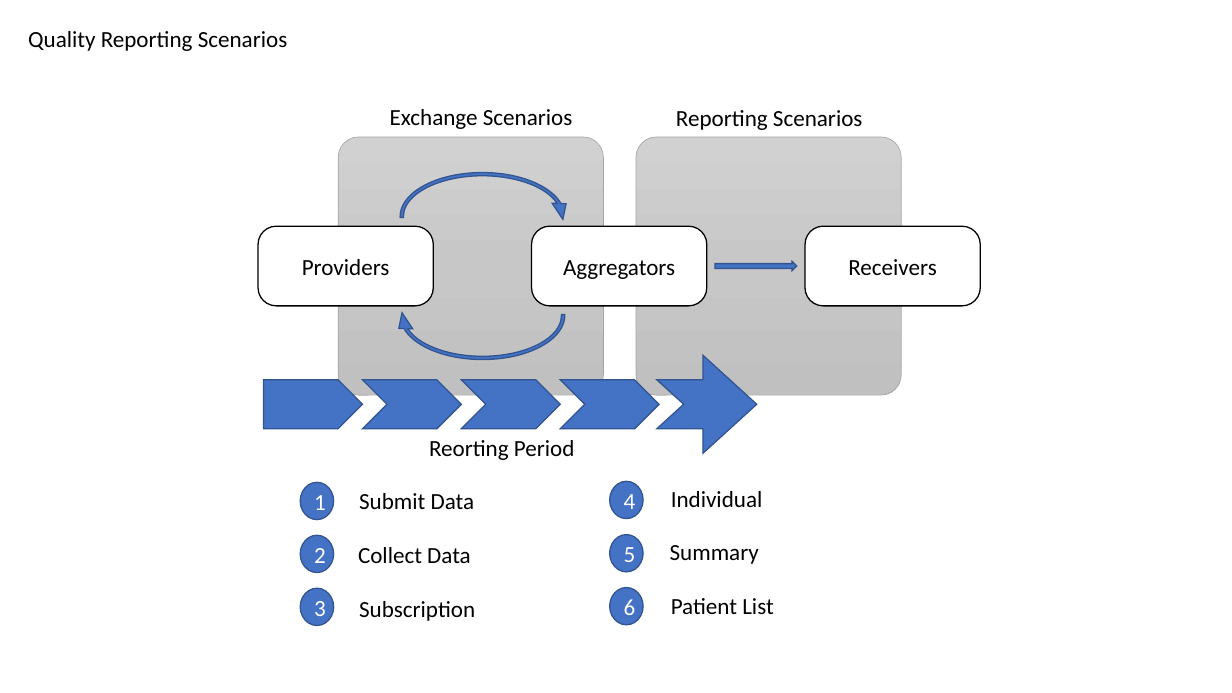
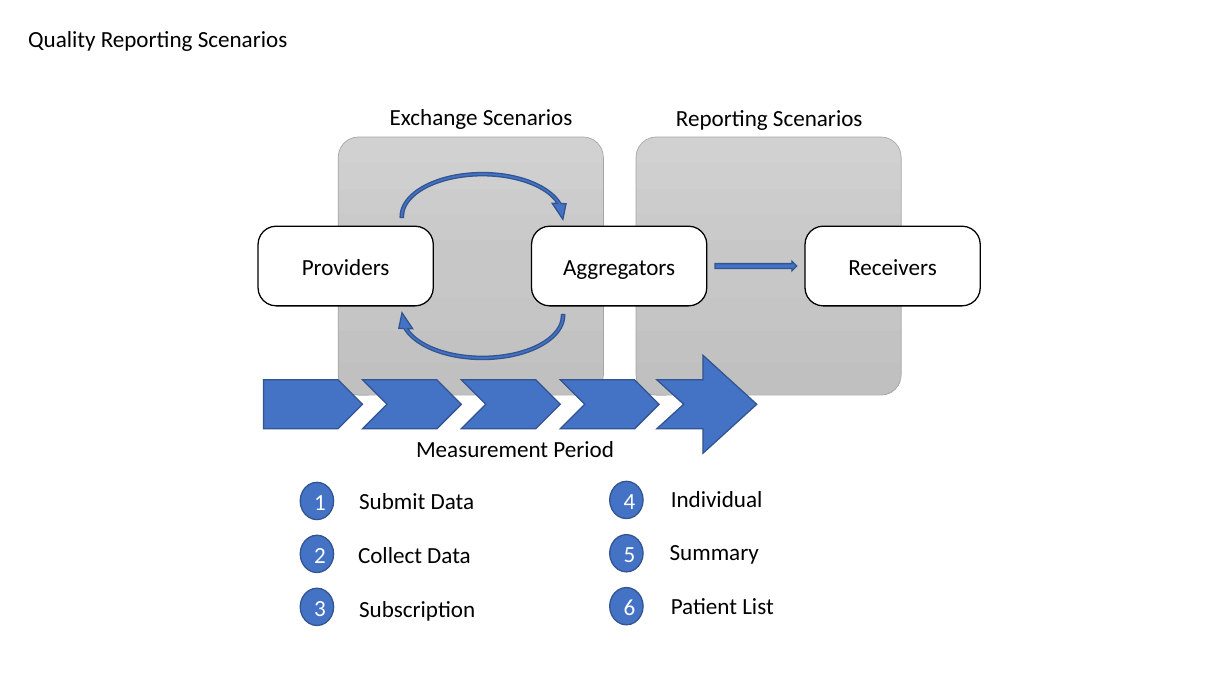
Before and after one commit to HL7/cqf-measures, a slide deck: slide 4 of diagrams/FHIR Measure IG Diagram.pptx. Drawn at 1232x693 pixels with LibreOffice and Linux fonts; fonts in the diff are those of the drawing. Boxes give left, top, right and bottom in pixels: in the first picture for what was removed or moved away, otherwise in the second. Text is boxed around its words. In the diff, an @@ line names an element or a change of style, - is before the commit and + after.

```diff
--- a/diagrams/FHIR Measure IG Diagram.pptx
+++ b/diagrams/FHIR Measure IG Diagram.pptx
@@ text at (x1=416, y1=441, x2=614, y2=457): text changed @@
-Reorting Period
+Measurement Period
```
Also in this commit, not shown: 1 other file.
